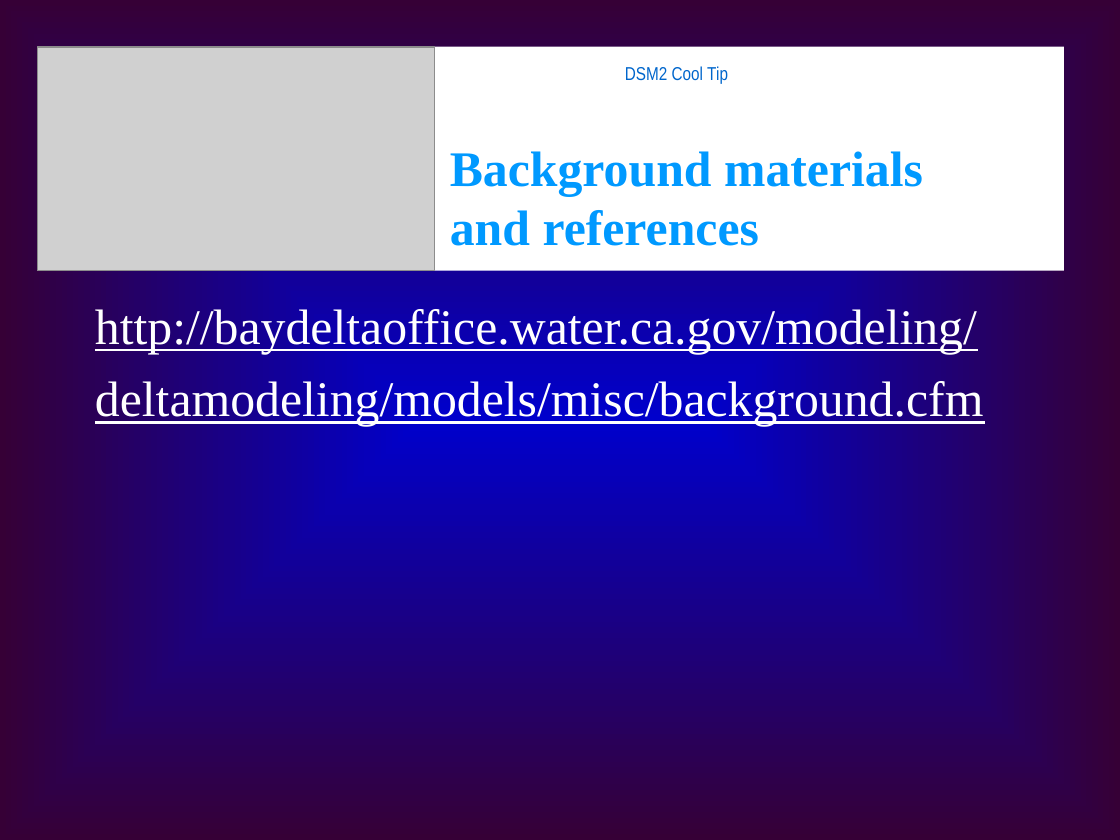
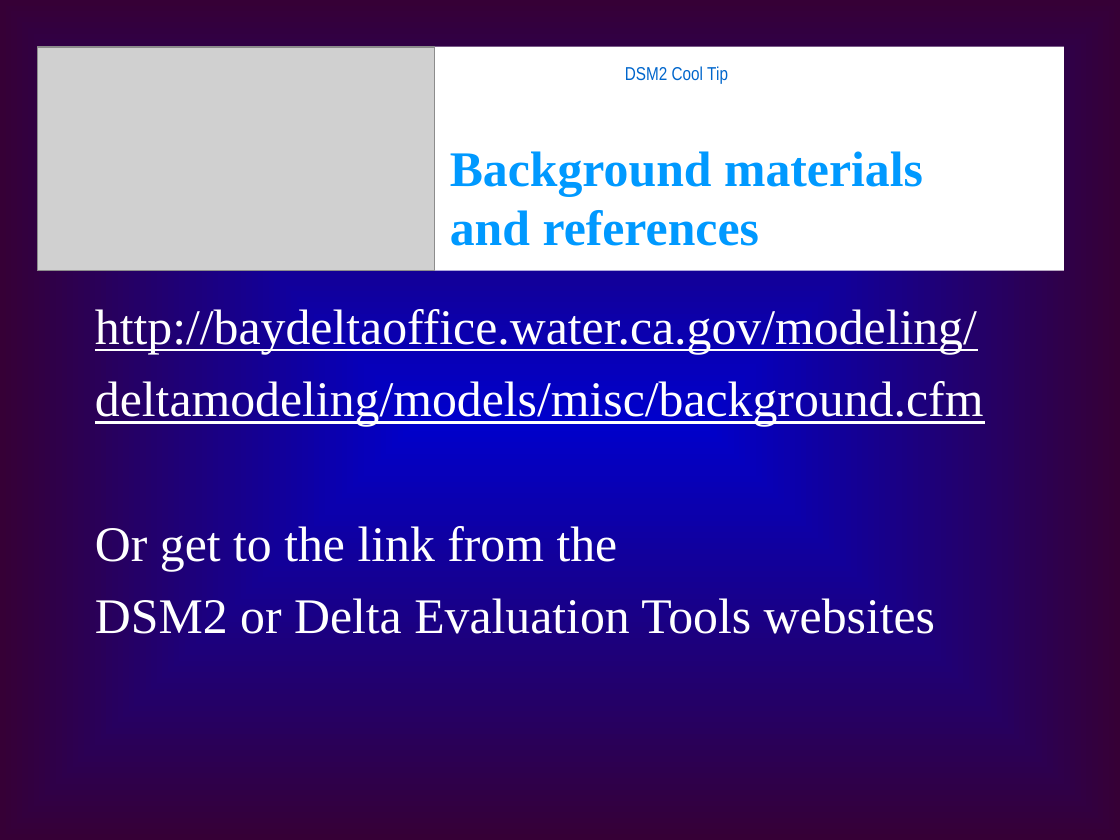
Before and after one commit to CADWRDeltaModeling/dsm2, a slide deck: slide 3 of dsm2/presentations/cool_tips/Cool Tips.ppt. Drawn at 1120x840 pixels with LibreOffice and Linux fonts; fonts in the diff are those of the drawing; grey boxes stand for pictures. Boxes give left, top, right and bottom in pixels: in the first picture for what was removed or moved away, otherwise in the second. Text is boxed around its words. In the diff, an @@ line names an element or a change of style, - is before the commit and + after.

Commit message:
Former-commit-id: 8de731ceaa080514d16ad71260d7c22fbff03bb4

```diff
--- a/dsm2/presentations/cool_tips/Cool Tips.ppt
+++ b/dsm2/presentations/cool_tips/Cool Tips.ppt
@@ text at box(95, 526, 935, 634): paragraphs added @@
+Or get to the link from the
+DSM2 or Delta Evaluation Tools websites
```
